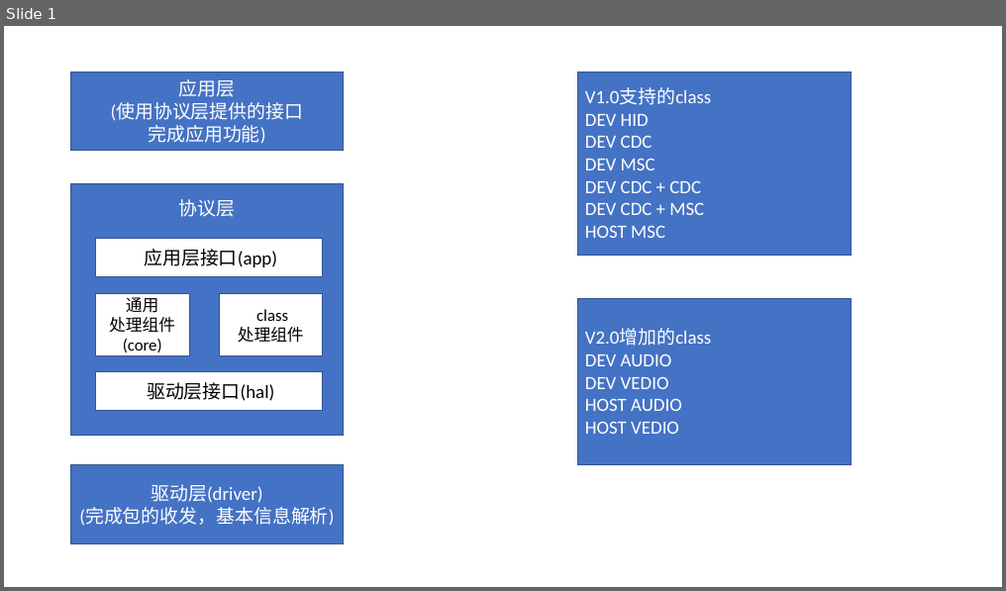
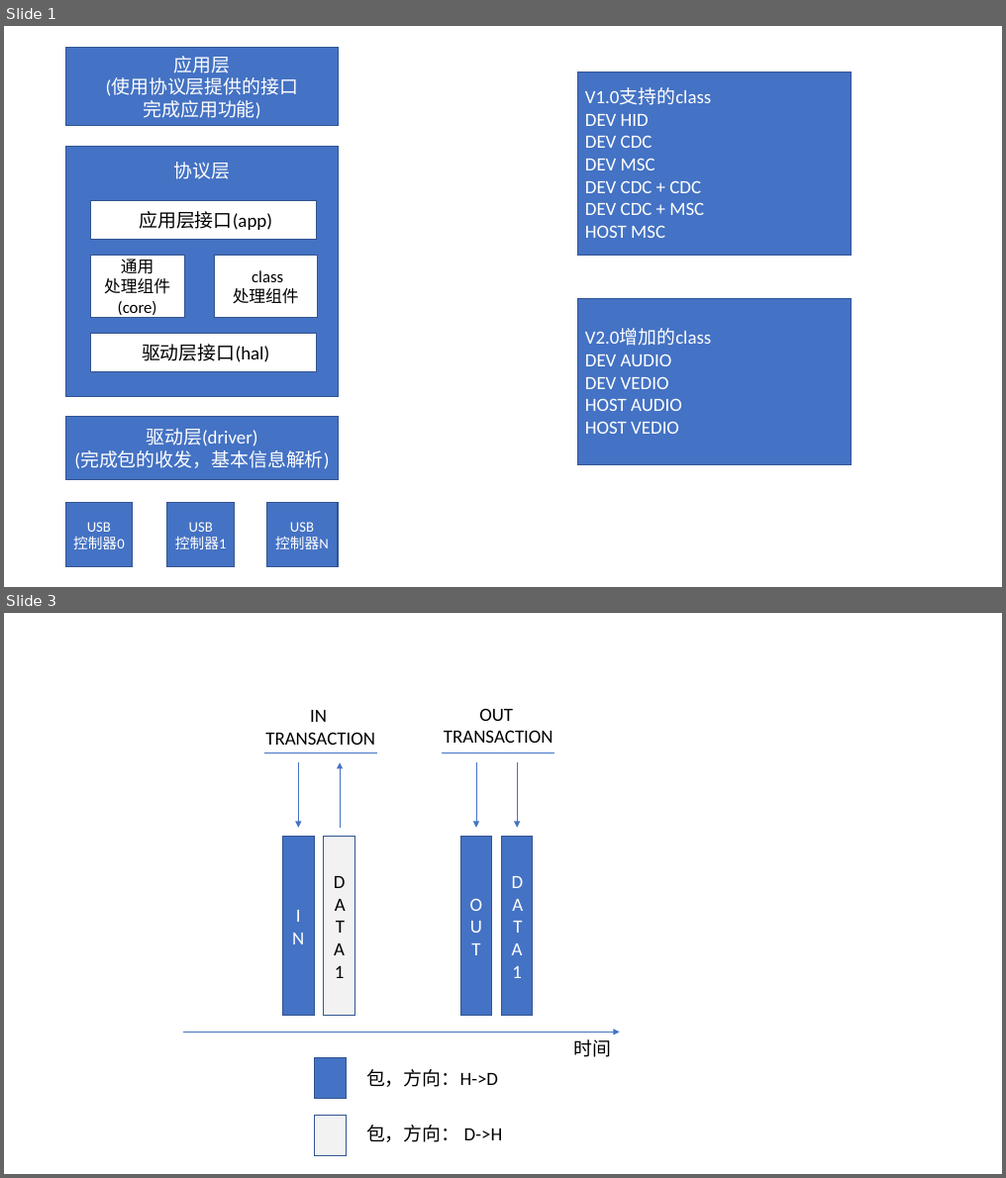
Before and after one commit to rabbitusb/rabbit, a slide deck: usb/document/USB stack design.pptx. Shown one above the other, each under a label of ours: slide 1 before the commit, slides 1 and 3 after it; the slides between them are not shown. The pictures are 1006x591 and 1006x1178 pixels, drawn with LibreOffice and Linux fonts; fonts in the diff are those of the drawing. Boxes give left, top, right and bottom in pixels: in the first picture for what was removed or moved away, otherwise in the second. Text is boxed around its words. In the diff, an @@ line names an element or a change of style, - is before the commit and + after.

Commit message:
cdc data channel done.

```diff
--- a/usb/document/USB stack design.pptx
+++ b/usb/document/USB stack design.pptx
@@ slide 3 added at [4,613,1002,1174], background #FFFFFF @@
@@ text added at [265,710,375,745], 18 pt, text #000000 @@
+IN
+TRANSACTION
@@ text added at [444,708,553,743], 18 pt, text #000000 @@
+OUT
+TRANSACTION
@@ line added from (264, 753) to (377, 753), #4472C4 0.5 pt @@
@@ line added from (442, 753) to (555, 753), #4472C4 0.5 pt @@
@@ arrow added from (298, 762) to (298, 828), #4472C4 0.5 pt @@
@@ arrow added from (340, 828) to (340, 762), #4472C4 0.5 pt @@
@@ arrow added from (476, 762) to (476, 828), #4472C4 0.5 pt @@
@@ arrow added from (517, 762) to (517, 828), #4472C4 0.5 pt @@
@@ rectangle added at [283,836,315,1016], fill #4472C4, outline #325491 1 pt, 18 pt, text #FFFFFF @@
+IN
@@ rectangle added at [324,836,355,1016], fill #F2F2F2, outline #325491 1 pt, 18 pt, text #000000 @@
+DATA1
@@ rectangle added at [460,836,492,1016], fill #4472C4, outline #325491 1 pt, 18 pt, text #FFFFFF @@
+OUT
@@ rectangle added at [502,836,534,1016], fill #4472C4, outline #325491 1 pt, 18 pt, text #FFFFFF @@
+DATA1
@@ arrow added from (183, 1032) to (620, 1032), #4472C4 0.5 pt @@
@@ rectangle added at [315,1058,347,1099], fill #4472C4, outline #325491 1 pt @@
@@ text added at [574,1040,612,1058], 18 pt, text #000000 @@
+时间
@@ text added at [366,1069,498,1087], 18 pt, text #000000 @@
+包，方向：H->D
@@ rectangle added at [315,1115,347,1157], fill #F2F2F2, outline #325491 1 pt @@
@@ text added at [366,1125,503,1143], 18 pt, text #000000 @@
+包，方向： D->H
@@ slide 1 changed as well @@
@@ rectangle "应用层": place and size @@
-rectangle "应用层" at [70,72,344,151]
+rectangle "应用层" at [65,47,339,126]
@@ 5 rectangles: place and size @@
-5 rectangles at [70,184,344,436]
+5 rectangles at [65,146,339,397]
@@ rectangle "驱动层(driver)": place and size @@
-rectangle "驱动层(driver)" at [70,466,344,544]
+rectangle "驱动层(driver)" at [65,416,339,480]
@@ rectangle added at [65,503,133,568], fill #4472C4, outline #325491 1 pt, 14 pt, text #FFFFFF @@
+USB
+控制器0
@@ rectangle added at [167,503,235,568], fill #4472C4, outline #325491 1 pt, 14 pt, text #FFFFFF @@
+USB
+控制器1
@@ rectangle added at [266,503,338,568], fill #4472C4, outline #325491 1 pt, 14 pt, text #FFFFFF @@
+USB
+控制器N
```
Also in this commit, not shown: 1 other slide added, 1 slide removed, 13 other files.
